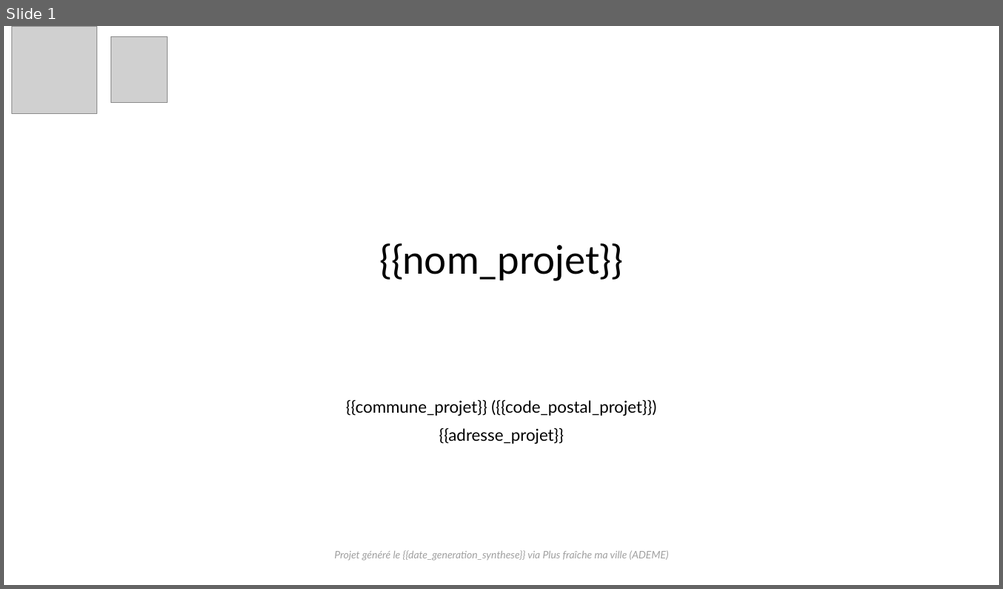
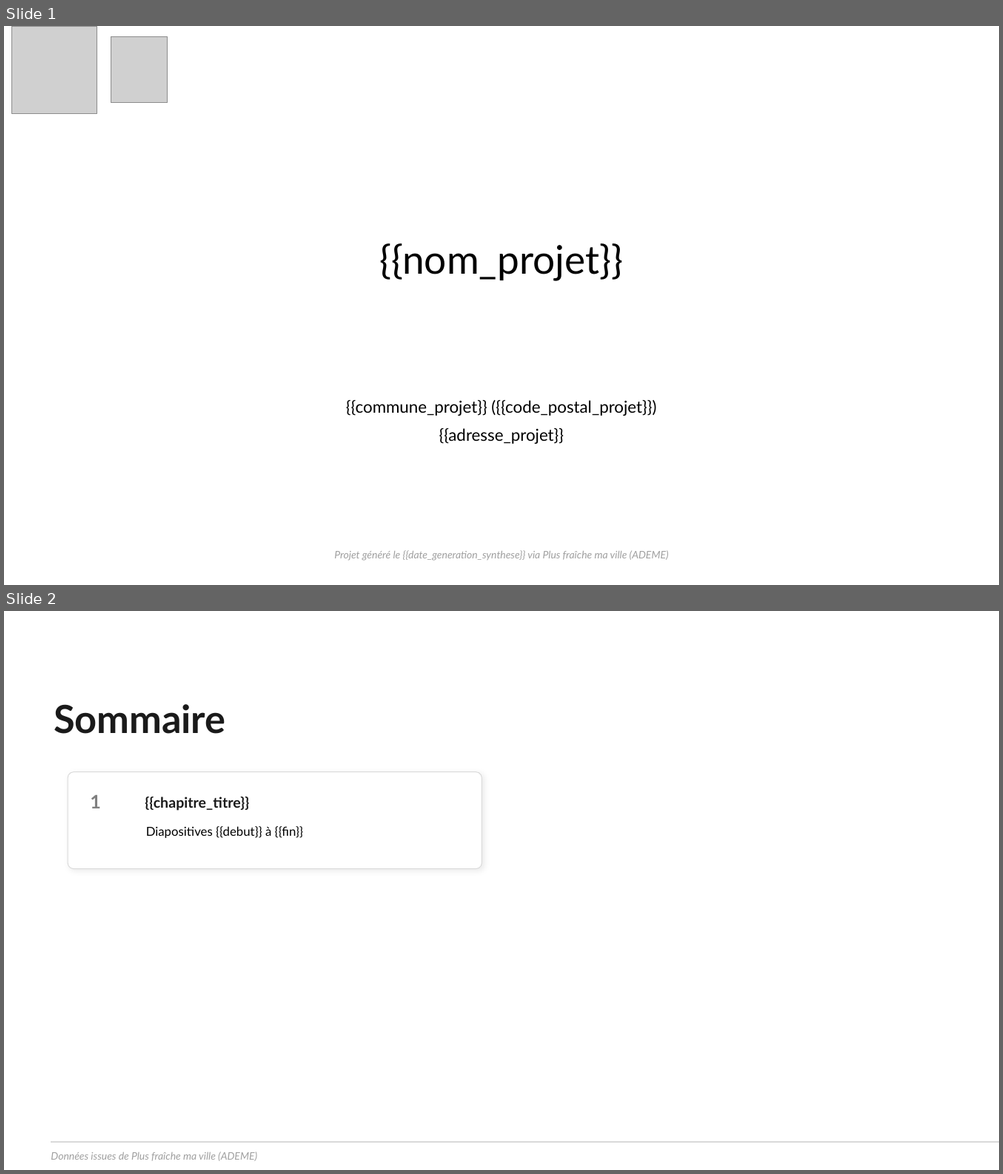
Before and after one commit to incubateur-ademe/plusfraichemaville-site, a slide deck: public/templates/template_synthese_projet.pptx. Shown one above the other, each under a label of ours: slide 1 before the commit, slides 1 and 2 after it. The pictures are 1003x589 and 1003x1174 pixels, drawn with LibreOffice and Linux fonts; fonts in the diff are those of the drawing; grey boxes stand for pictures; background and template pictures are left out. Boxes give left, top, right and bottom in pixels: in the first picture for what was removed or moved away, otherwise in the second. Text is boxed around its words. In the diff, an @@ line names an element or a change of style, - is before the commit and + after.

Commit message:
feat: rajout de la diapo de sommaire dans la synthese

```diff
--- a/public/templates/template_synthese_projet.pptx
+++ b/public/templates/template_synthese_projet.pptx
@@ slide 2 added at bbox=[4, 611, 999, 1170], background #FFFFFF @@
@@ text added at bbox=[54, 704, 226, 734], 37.3 pt, text #1A1A1A, bold @@
+Sommaire
@@ rounded rectangle added at bbox=[68, 772, 481, 869], fill #FFFFFF, outline #DADADA 0.7 pt @@
@@ text added at bbox=[90, 795, 101, 809], 18 pt, text #808080, bold @@
+1
@@ text added at bbox=[145, 797, 249, 811], 14 pt, text #1A1A1A, bold @@
+{{chapitre_titre}}
@@ text added at bbox=[146, 826, 303, 838], 12 pt, text #000000 @@
+Diapositives {{debut}} à {{fin}}
@@ line added from (51, 1142) to (999, 1142), #D9D9D9 1.5 pt @@
@@ text added at bbox=[51, 1152, 257, 1162], 10 pt, text #A0A0A0, italic @@
+Données issues de Plus fraîche ma ville (ADEME)
```
Also in this commit, not shown: 3 other files.
